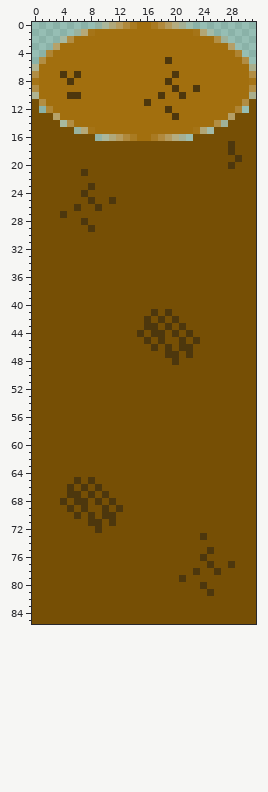
Sprite sheet -- core/assets/artwork/nature/Stump.png. The picture above is the old version.
The file is 32x86 pixels. Pixels under 10% opacity are left out. Colours within 5 levels of each other are drawn and written as one.
Once edited:
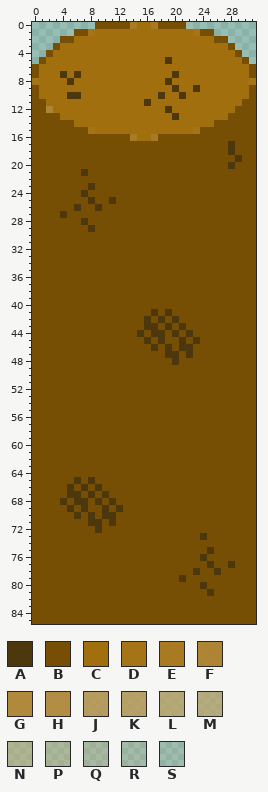
Palette (. is transparent): A #4d370d  B #764f05  C #a26f0e  D #a57417  E #a97a21fd  F #af8330f8  G #b28737f4  H #b48b3def  J #bb9650da  K #be9b57ce  L #c2a161b8  M #c3a365aa  N #c8aa7181  P #caad7767  Q #cbaf7a52  R #cdb27e3a  S #cfb58325
Changes in this commit:
Changed rows in their new state; - is an unchanged pixel.
first column x 0:
 0 ---------BBBBB----BBBB----------
 1 ------BB----------------BB------
 2 ----BB--------------------BB----
 3 ---B------------------------B---
 4 --B--------------------------B--
 5 -B----------------------------B-
 6 B------------------------------B
 7 B------------------------------B
 9 B------------------------------B
10 B------------------------------B
11 -B----------------------------B-
12 -B---------------------------BB-
13 ---B------------------------B---
14 ----BB--------------------BB----
15 ------BB----------------BB------
16 ---------BBBBB----BBBBB---------
Boxes around the changes in both pictures, in picture pixels (x1, y1, x2, y2):
changed: (32, 22, 130, 141)
changed: (158, 22, 256, 141)
